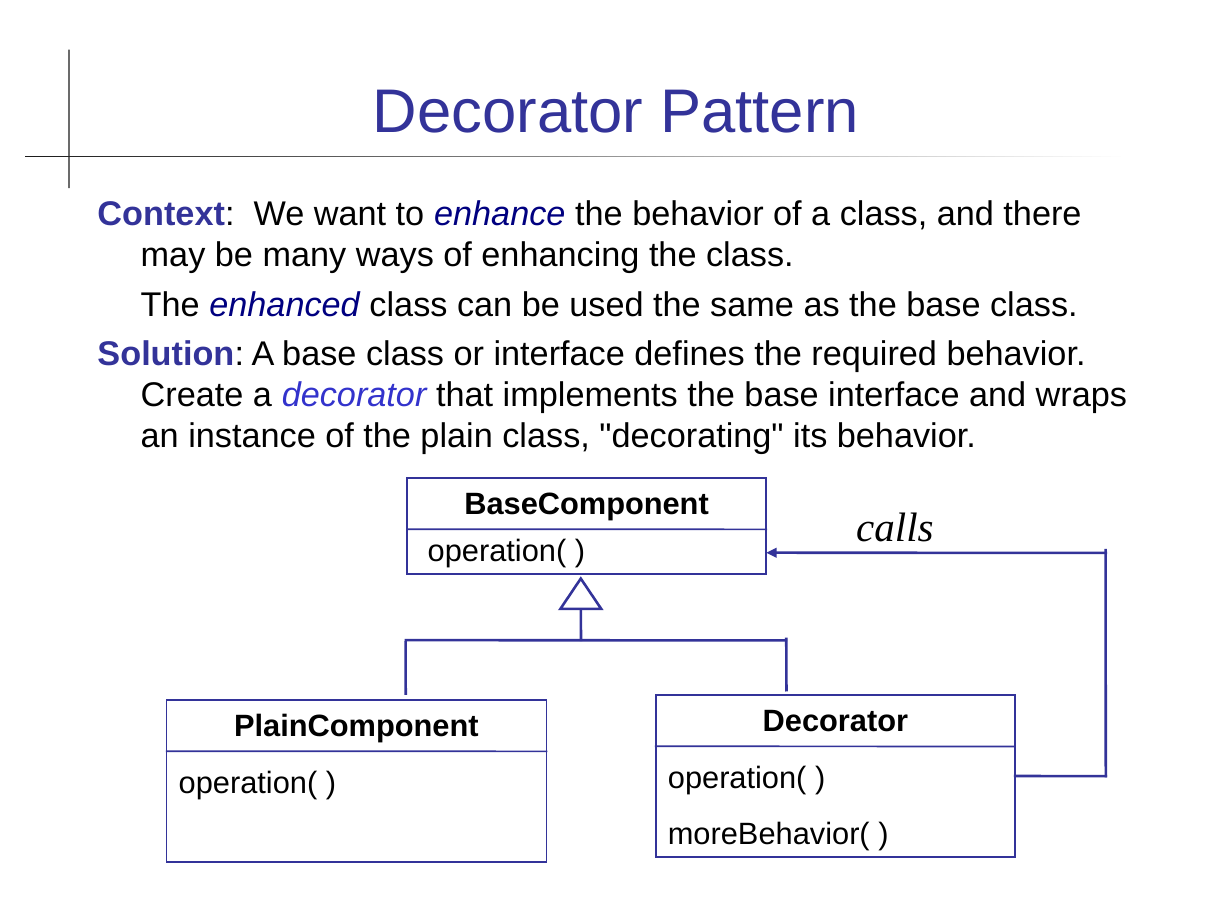
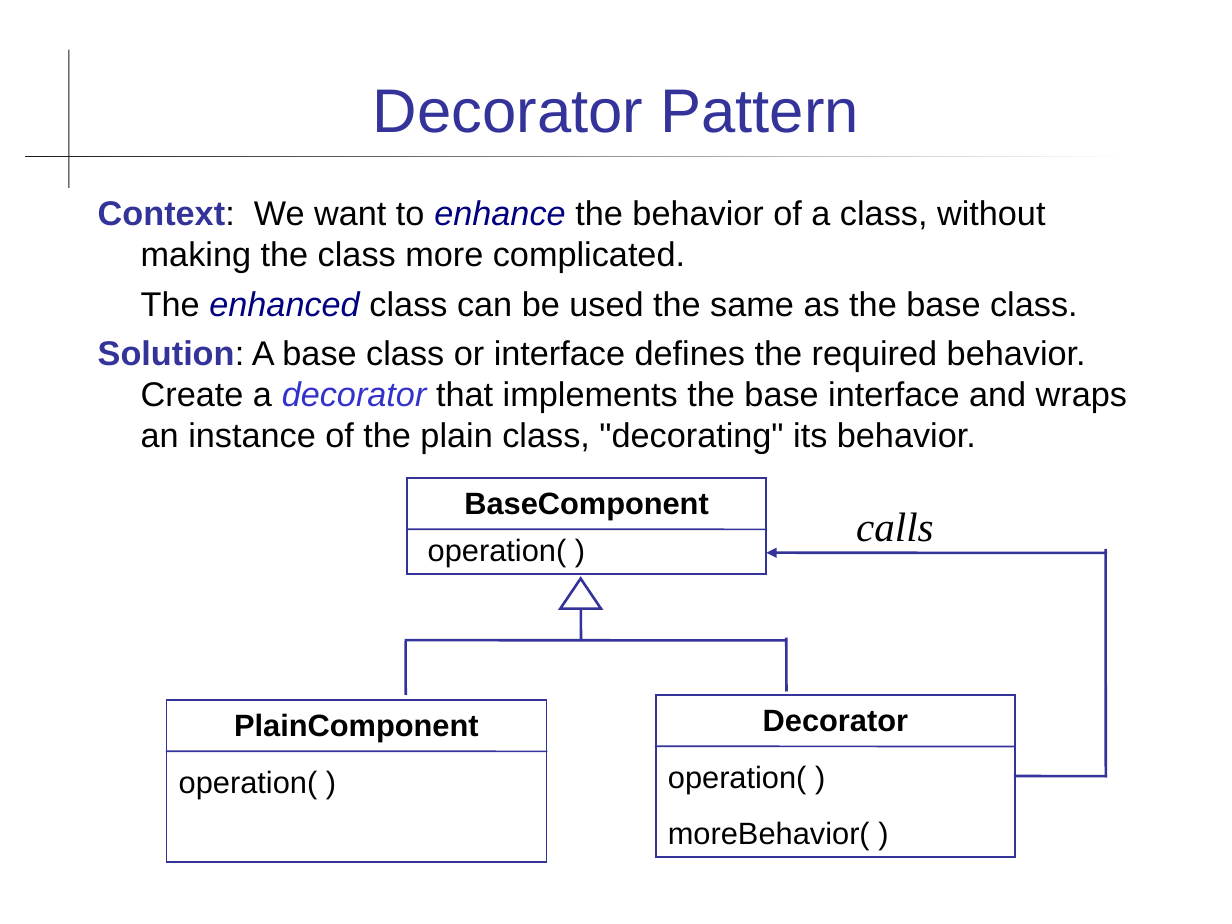
Before and after one commit to skeoop/skeoop.github.io, a slide deck: slide 1 of patterns/Decorator-Pattern.ppt. Drawn at 1232x924 pixels with LibreOffice and Linux fonts; fonts in the diff are those of the drawing. Boxes give left, top, right and bottom in pixels: in the first picture for what was removed or moved away, otherwise in the second. Text is boxed around its words. In the diff, an @@ line names an element or a change of style, - is before the commit and + after.

```diff
--- a/patterns/Decorator-Pattern.ppt
+++ b/patterns/Decorator-Pattern.ppt
@@ text at (x1=98, y1=200, x2=1045, y2=272): text changed @@
-Context: We want to enhance the behavior of a class, and there may be many ways of enhancing the class.
+Context: We want to enhance the behavior of a class, without making the class more complicated.
```
Also in this commit, not shown: 1 other slide changed, 2 slides added, 1 slide removed, 5 other files.
